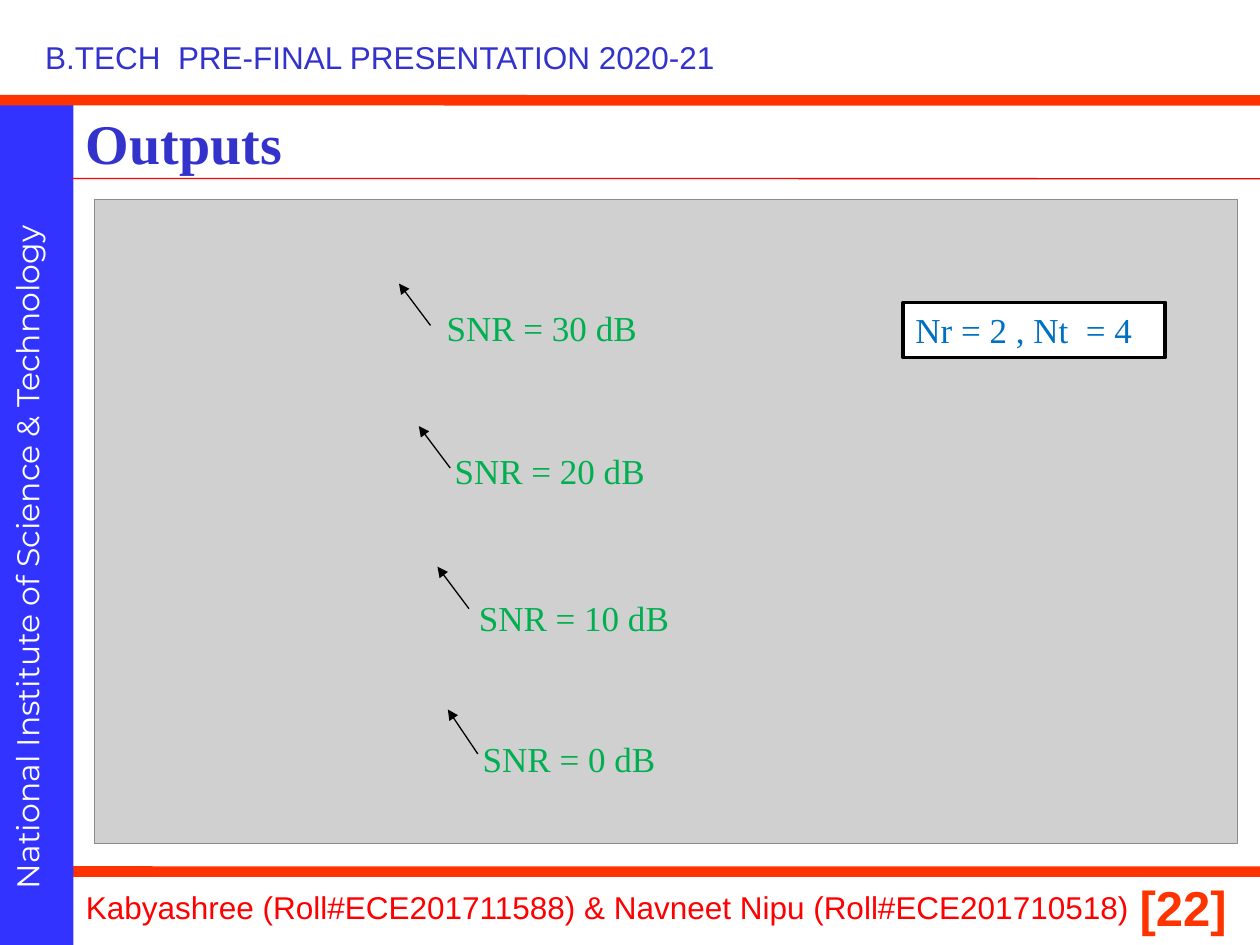
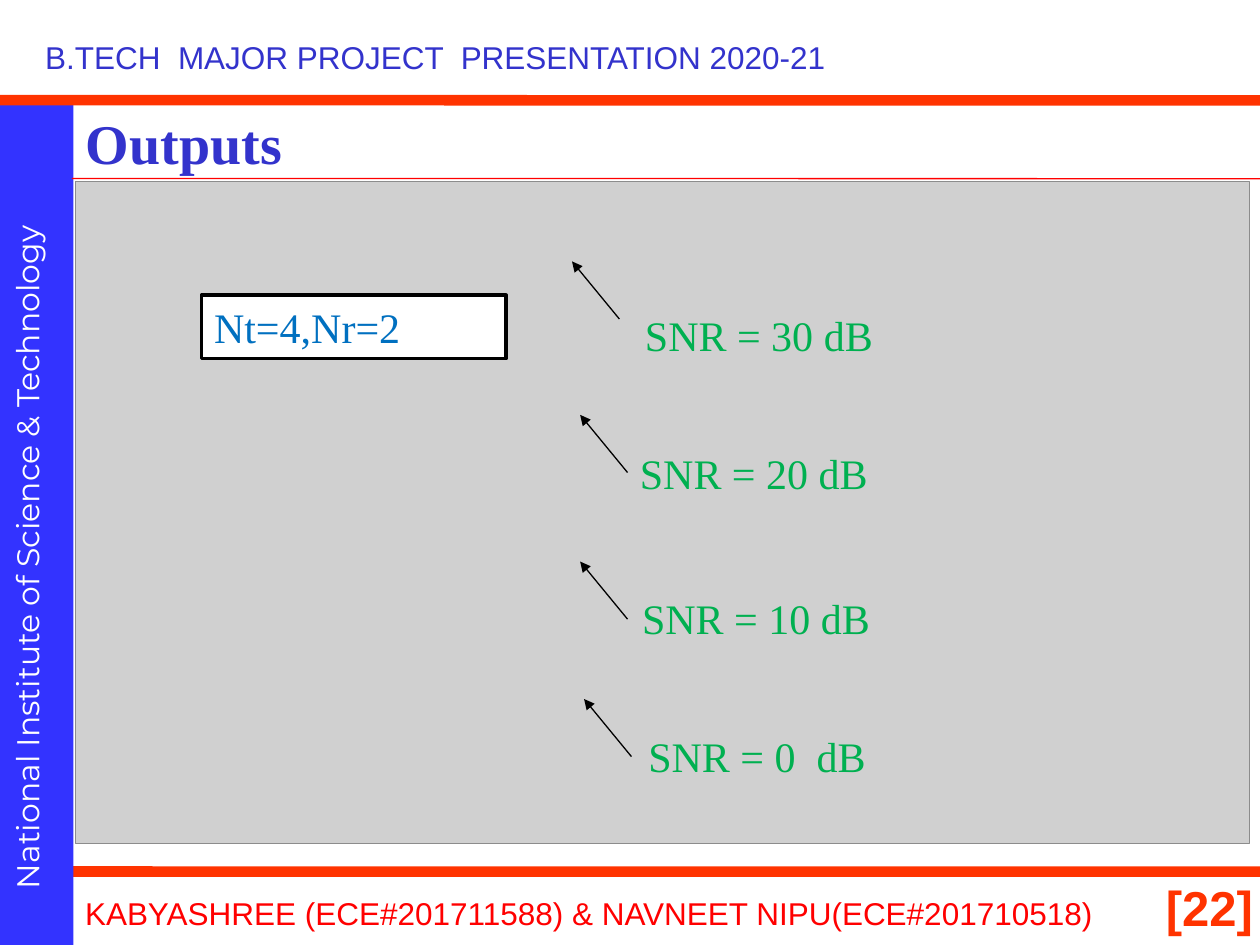
Before and after one commit to navneetnipu/btech_project, a slide deck: slide 22 of 21010.pptx. Drawn at 1260x945 pixels with LibreOffice and Linux fonts; fonts in the diff are those of the drawing; grey boxes stand for pictures; background and template pictures are left out. Boxes give left, top, right and bottom in pixels: in the first picture for what was removed or moved away, otherwise in the second. Text is boxed around its words. In the diff, an @@ line names an element or a change of style, - is before the commit and + after.

```diff
--- a/21010.pptx
+++ b/21010.pptx
@@ text at <box>45,47,826,70</box>: text changed @@
-B.TECH PRE-FINAL PRESENTATION 2020-21
+B.TECH MAJOR PROJECT PRESENTATION 2020-21
@@ picture: place and size @@
-picture at <box>94,199,1237,843</box>
+picture at <box>76,181,1250,843</box>
@@ arrow moved from (431, 325) - (399, 284) to (620, 319) - (572, 261) @@
@@ rectangle added at <box>202,295,507,358</box>, fill #FFFFFF, outline #000000 2 pt, 24 pt, text #0070C0 @@
+Nt=4,Nr=2
@@ size 20 to 24 pt in 4 elements at <box>642,605,870,635</box>, <box>648,743,866,773</box>, <box>640,460,868,490</box>, <box>645,322,873,352</box> @@
@@ text "SNR = 30 dB": place and size @@
-text "SNR = 30 dB" at <box>447,316,637,342</box>
+text "SNR = 30 dB" at <box>645,322,873,352</box>
@@ rectangle removed at <box>903,302,1166,358</box> @@
-Nr = 2 , Nt = 4
@@ arrow moved from (450, 469) - (418, 426) to (627, 472) - (580, 415) @@
@@ text "SNR = 20 dB": place and size @@
-text "SNR = 20 dB" at <box>455,459,645,485</box>
+text "SNR = 20 dB" at <box>640,460,868,490</box>
@@ arrow moved from (469, 609) - (437, 567) to (627, 619) - (580, 562) @@
@@ text "SNR = 10 dB": place and size @@
-text "SNR = 10 dB" at <box>479,606,669,632</box>
+text "SNR = 10 dB" at <box>642,605,870,635</box>
@@ arrow moved from (478, 753) - (447, 709) to (631, 756) - (585, 699) @@
@@ text "SNR = 0 dB": place and size @@
-text "SNR = 0 dB" at <box>483,747,655,773</box>
+text "SNR = 0 dB" at <box>648,743,866,773</box>
@@ page number: place and size @@
-page number at <box>1140,890,1227,937</box>
+page number at <box>1166,890,1253,937</box>
@@ text at <box>85,902,1092,931</box>: text changed @@
-Kabyashree (Roll#ECE201711588) & Navneet Nipu (Roll#ECE201710518)
+KABYASHREE (ECE#201711588) & NAVNEET NIPU(ECE#201710518)
```
Also in this commit, not shown: 26 other slides changed, 5 slides added, 1 slide removed.
